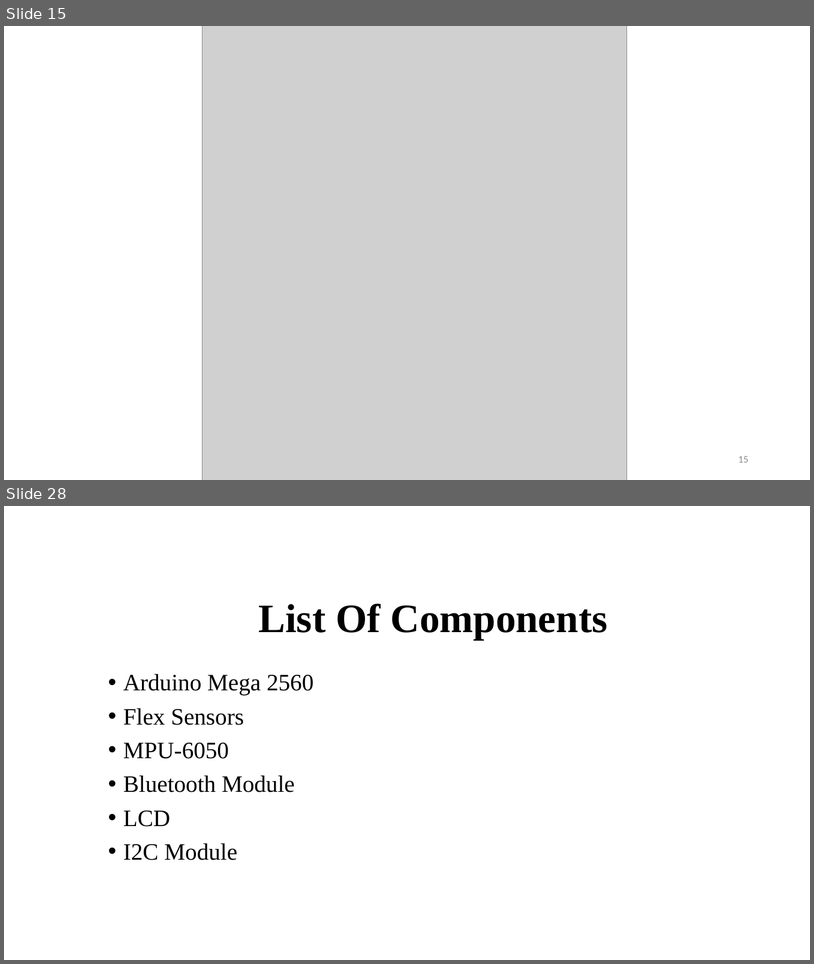
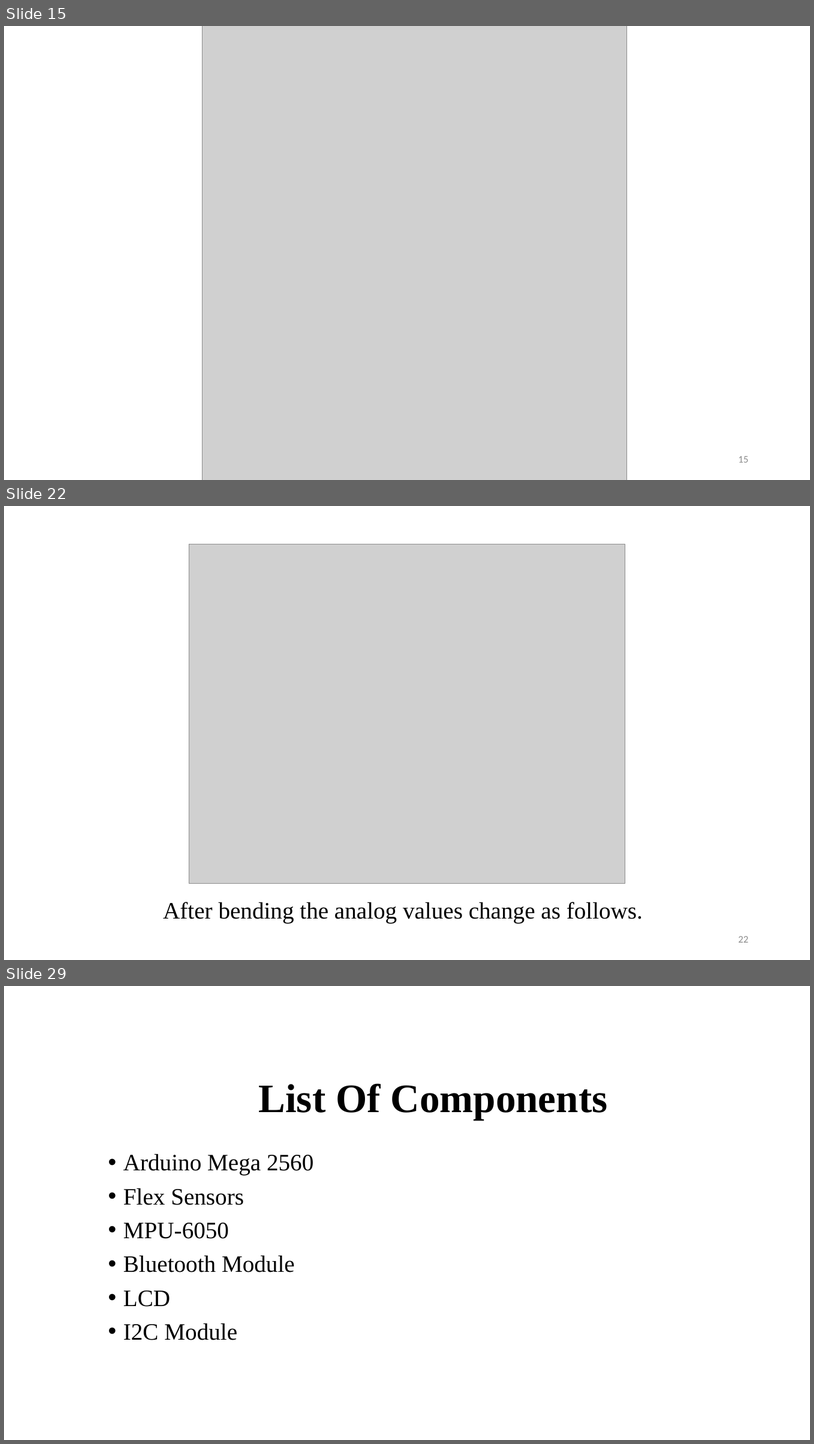
Before and after one commit to BipinGodar/ProjectReport, a slide deck: Smart Gloves using Flex Sensor.pptx. Shown one above the other, each under a label of ours: slides 15 and 28 before the commit, slides 15, 22 and 29 after it; the slides between them are not shown. The pictures are 814x964 and 814x1444 pixels, drawn with LibreOffice and Linux fonts; fonts in the diff are those of the drawing; grey boxes stand for pictures. Boxes give left, top, right and bottom in pixels: in the first picture for what was removed or moved away, otherwise in the second. Text is boxed around its words. In the diff, an @@ line names an element or a change of style, - is before the commit and + after.

```diff
--- a/Smart Gloves using Flex Sensor.pptx
+++ b/Smart Gloves using Flex Sensor.pptx
@@ slide 22 added at box(4, 506, 810, 960), background #FFFFFF @@
@@ picture added at box(189, 544, 625, 883) @@
@@ text added at box(163, 901, 643, 922), 28 pt, text #000000 @@
+After bending the analog values change as follows.
@@ page number added at box(738, 936, 749, 942), 12 pt, text #8C8C8C @@
+22
@@ what was slide 28 is now slide 29 @@
```
Also in this commit, not shown: 9 slides changed, 3 other slides added, 3 slides removed, 3 other files.
